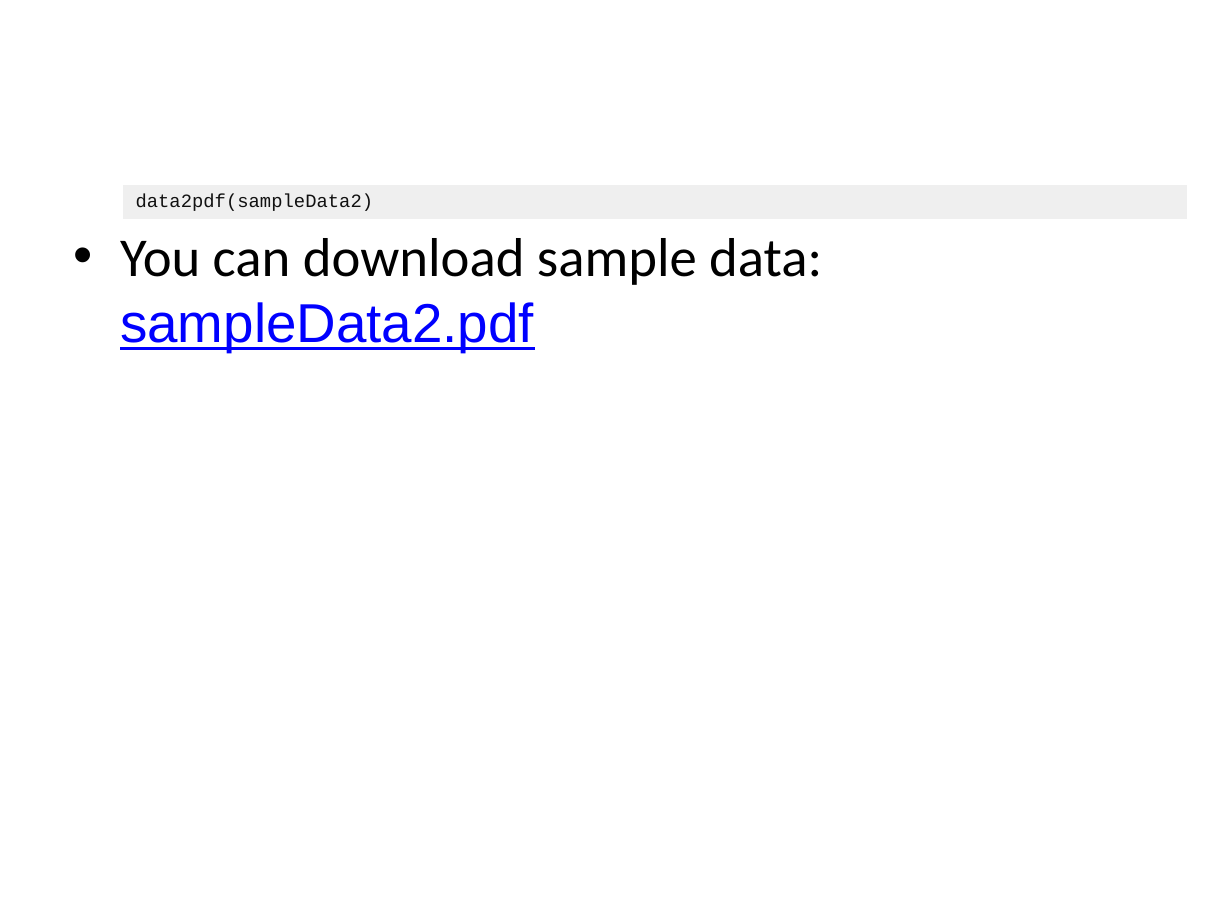
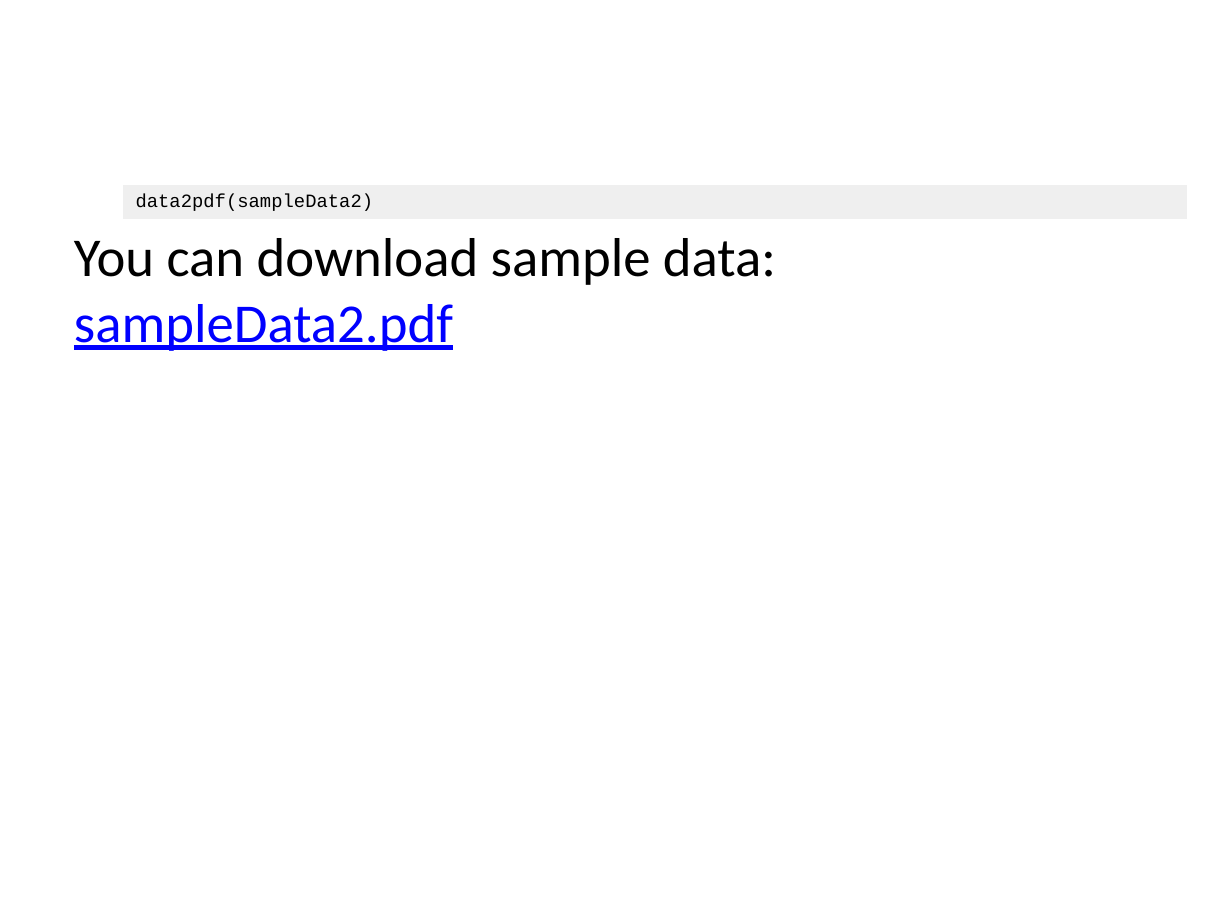
Before and after one commit to cardiomoon/rrtable, a slide deck: slide 19 of inst/doc_examples/sampleData3.pptx. Drawn at 1232x924 pixels with LibreOffice and Linux fonts; fonts in the diff are those of the drawing. Boxes give left, top, right and bottom in pixels: in the first picture for what was removed or moved away, otherwise in the second. Text is boxed around its words. In the diff, an @@ line names an element or a change of style, - is before the commit and + after.

```diff
--- a/inst/doc_examples/sampleData3.pptx
+++ b/inst/doc_examples/sampleData3.pptx
@@ table at bbox=[123, 185, 1186, 554] @@
@@ text colour #111111 to #000000, highlight #FFFFFF to none @@
@@ text "You can download sample data: ..." at bbox=[74, 238, 776, 351]: font Arial to Calibri in "sampleData2.pdf"; bullet • to none; less space between paragraphs @@
```
Also in this commit, not shown: 16 other slides changed, 12 other files.
